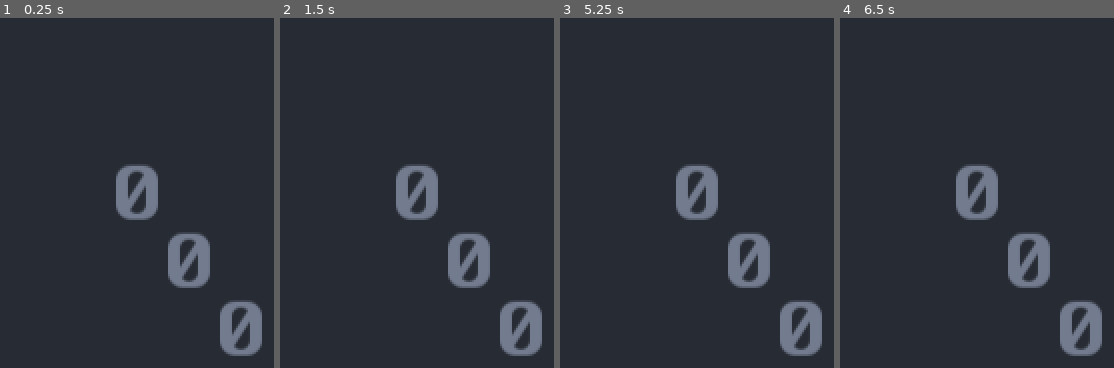
Above: before the commit, frames 1-4 (left to right).
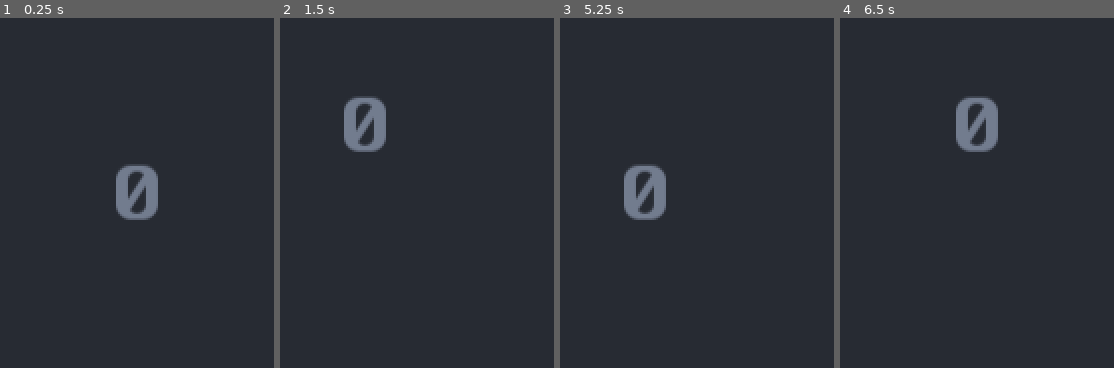
Above: after the commit, the same moments.

Repository: johnnybigoode-zz/godot-roguelike-2021
Game: Godot game, scene res://scene/main/MainScene.tscn
Same seed, same stepped clock (60 frames per second), same inputs: the game is played once before the commit and once after it.
Inputs:
- Up to frame 1 (0.25 s): no input
- Up to frame 2 (1.5 s): tap Enter at 0.5 s; hold Right (move_right) 0.53-1.28 s; tap Space at 1.25 s; hold Down (move_down) from 1.28 s (still down)
- Up to frame 3 (5.25 s): tap Enter at 2, 3.5 s; release Down (move_down) at 2.03 s; hold Right (move_right) 2.03-2.78 s; tap Space at 2.75, 4.25 s; hold Up (move_up) 2.78-3.53 s; hold Left (move_left) 3.53-5.03 s; hold Down (move_down) from 5.03 s (still down)
- Up to frame 4 (6.5 s): release Down (move_down) at 5.78 s; hold Right (move_right) from 5.78 s (still down)

The runs differ from the first frame. In frame 1, 3.7% of the frame differs, in the area x 61-96%, y 61-97%; in frame 2, 7.3%, in the area x 23-96%, y 22-97%; in frame 3, 7.3%; in frame 4, 7.3%.
Error before the commit: Invalid get index 'position' (on base: 'Nil'). (res://scene/main/PCMove.gd:16)

Commit message:
Clunky signal linking and minor gambiarra

Diff:
--- a/scene/main/InitWorld.gd
+++ b/scene/main/InitWorld.gd
@@ -6,13 +6,15 @@
 
 var _new_GroupName := preload("res://library/GroupName.gd").new()
 var _new_ConvertCoord := preload("res://library/ConvertCoord.gd").new()
+var _initialized: bool = false
 
+func _process(_delta) -> void:
+    if not _initialized:
+        _initialized = true
+        _create_sprite(Player, _new_GroupName.PC, 1, 1)
 
-func _ready() -> void:
-	_create_sprite(Player, _new_GroupName.PC, 1, 1)
-	_create_sprite(Player, _new_GroupName.PC, 2, 2)
-	_create_sprite(Player, _new_GroupName.PC, 3, 3)
-
+#func _ready() -> void:
+#	_create_sprite(Player, _new_GroupName.PC, 1, 1)
 
 func _create_sprite(
     prefab: PackedScene, group: String, x: int, y: int, x_offset: int = 0, y_offset: int = 0
Not shown, changed: README.MD
